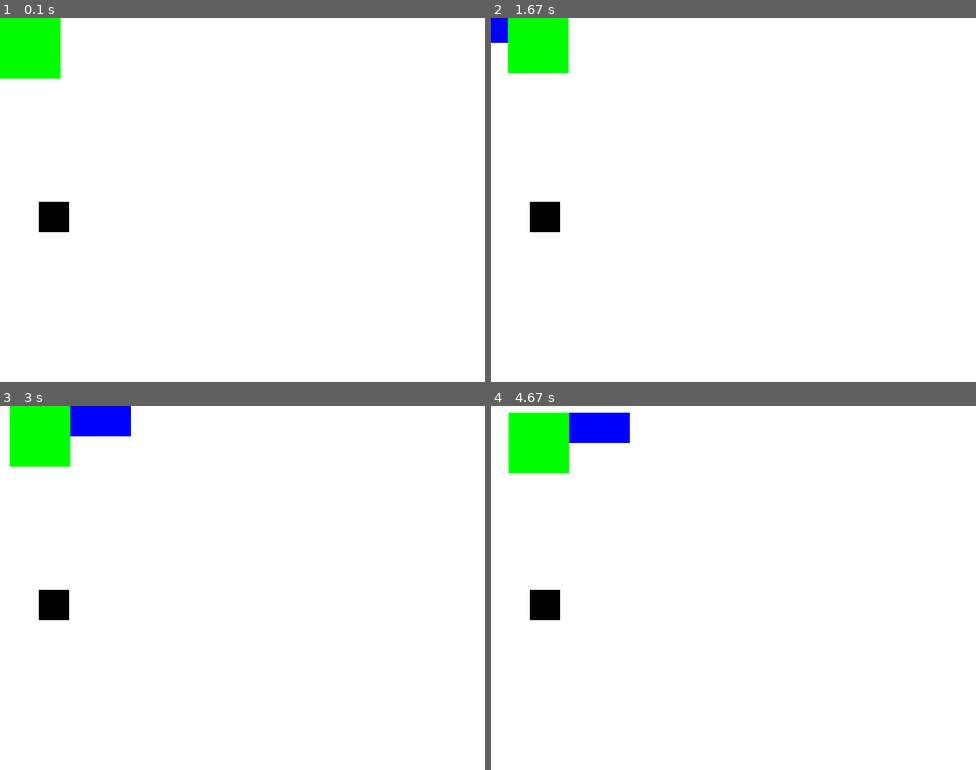
Above: before the commit, frames 1-4 (two rows, left to right).
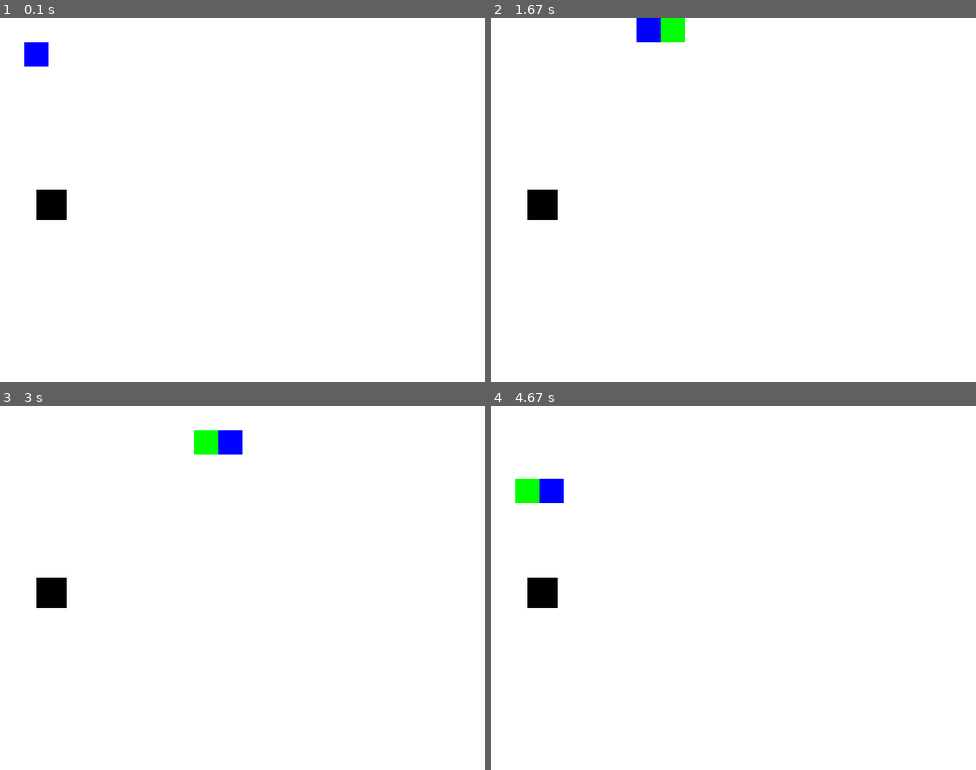
Above: after the commit, the same moments.

Repository: Dragoman23/Pygame-Snake-Game
Game: pygame game, started from snake.py
Two runs of this game, one before a commit and one after it. Both use one fixed random seed, a clock stepped at 60 frames per second and the inputs below.
Inputs:
- Up to frame 1 (0.1 s): no input
- Up to frame 2 (1.67 s): hold Right 0.33-0.8 s; hold Up 0.83-1.13 s; hold Right 1.17-1.63 s
- Up to frame 3 (3 s): hold Down 2.23-2.53 s; hold Left 2.57-2.97 s
- Up to frame 4 (4.67 s): hold Right 3.4-4.03 s; hold Down 4.07-4.43 s; hold Left from 4.47 s (still down)

The runs differ from the first frame. In frame 1, 2.5% of the frame differs, in the area x 0-15%, y 0-59%; in frame 2, 3.3%; in frame 3, 4.3%, in the area x 2-50%, y 0-59%; in frame 4, 4.3%.

Commit message:
working snake game

Diff:
--- a/snake.py
+++ b/snake.py
@@ -1,7 +1,9 @@
 import pygame
 import random
+import sys
 
 score = 0
+size = 40
 
 pygame.init()
 
@@ -9,66 +11,71 @@
 window.fill((255,255,255))
 pygame.display.set_caption("Snake Game")
 
-player = pygame.surface.Surface((100,100))
+player = pygame.surface.Surface((size, size))
 player.fill((0,255,0))
 
-adder = pygame.surface.Surface((100,50))
+adder = pygame.surface.Surface((size, size))
 adder.fill((0,0,255))
 
-player_x=0
-player_y=0
+snake_segments = [[size, size]]
+
+move_timer = 0
+delay = 200
 
 player_vel_x=0
 player_vel_y=0
 
-adder_x = -100
-adder_y = 0
-
 falling_object = pygame.surface.Surface((50,50))
 falling_object.fill((0,0,0))
 
-falling_object_x = 0
+falling_object_x = random.randint(0, 800 - 100)
 falling_object_y = 0
 falling_object_vel_x = 0
 falling_object_vel_y = 0
 
+player_x, player_y = snake_segments[0]
+
 def collision_detection():
-    return (player_x <= (falling_object_x + int(falling_object.width)) and
-            (player_x + player.width) >= falling_object_x and
-            player_y <= (falling_object_y + falling_object.height + 5) and
-            (player_y + player.height) >= falling_object_y)
+    player_x, player_y = snake_segments[0]
+    return (player_x <= (falling_object_x + int(falling_object.get_width())) and
+            (player_x + player.get_width()) >= falling_object_x and
+            player_y <= (falling_object_y + falling_object.get_height() + 5) and
+            (player_y + player.get_height()) >= falling_object_y)
 
 game_state = 1
 
+clock = pygame.time.Clock()
+
 while True:
+    dt = clock.tick(60)
     #take input
     for event in pygame.event.get():
         if event.type == pygame.QUIT:
             quit(0)
 
         if event.type == pygame.KEYDOWN:
-            if event.key == pygame.K_LEFT:
-                player_vel_x = -0.5
+            if event.key == pygame.K_LEFT and player_vel_x == 0:
+                player_vel_x = -size
                 player_vel_y = 0
-            if event.key == pygame.K_RIGHT:
-                player_vel_x = 0.5
+            if event.key == pygame.K_RIGHT and player_vel_x == 0:
+                player_vel_x = size
                 player_vel_y = 0
-            if event.key == pygame.K_UP:
-                player_vel_y = -0.5
+            if event.key == pygame.K_UP and player_vel_y == 0:
+                player_vel_y = -size
                 player_vel_x = 0
-            if event.key == pygame.K_DOWN:
-                player_vel_y = 0.5
+            if event.key == pygame.K_DOWN and player_vel_y == 0:
+                player_vel_y = size
                 player_vel_x = 0
             if event.key == pygame.K_ESCAPE:
                 game_state = 2
-        else:
-            player_vel_x = 0
-            player_vel_y = 0
 
     if collision_detection():
-        falling_object_y = random.randint(0, window.width - 50)
-        falling_object_x = random.randint(0, window.width - 50)
+        falling_object_y = random.randint(0, 800 - 100)
+        falling_object_x = random.randint(0, 800 - 100)
         score += 50
+
+        last_segment = snake_segments[-1]
+        snake_segments.append([last_segment[0], last_segment[1]])
 
     if falling_object_y >= 600:
         falling_object_y = 100
@@ -76,34 +83,40 @@
     #output
     window.fill((255,255,255))
     if game_state == 1:
-        player_x += player_vel_x
-        player_y += player_vel_y
 
-        if player_vel_x > 0:
-            adder_x = player_x - player.get_width()
-            adder_y = player_y
+        player_x, player_y = snake_segments[0]
 
-        if player_vel_x < 0:
-            adder_x = player_x + player.get_width()
-            adder_y = player_y
-
-        if player_vel_y > 0:
-            adder_x = player_x
-            adder_y = player_y - player.get_height()
-
-        if player_vel_y < 0:
-            adder_x = player_x
-            adder_y = player_y + player.get_height()
-
-        window.blit(adder, (adder_x, adder_y))
-        window.blit(player, (player_x,player_y))
-
+        if player_x < 0 or player_x > 800 or player_y < 0 or player_y > 600:
+            game_state = 2
 
         falling_object_x += falling_object_vel_x
         falling_object_y += falling_object_vel_y
         window.blit(falling_object, (falling_object_x,falling_object_y))
 
+        move_timer += dt
+        if move_timer >= delay:
+            move_timer = 0
+
+            if player_vel_x != 0 or player_vel_y != 0:
+
+                for i in range(len(snake_segments)-1,0,-1):
+                    snake_segments[i][0] = snake_segments[i-1][0]
+                    snake_segments[i][1] = snake_segments[i-1][1]
+
+                snake_segments[0][0] += player_vel_x
+                snake_segments[0][1] += player_vel_y
+
+        for index, pos in enumerate(snake_segments):
+            if index == 0:
+                window.blit(player, (pos[0], pos[1]))
+            else:
+                window.blit(adder, (pos[0], pos[1]))
+
     elif game_state == 2:
         print("Game Over")
         print(f"Score: {score}")
+        pygame.quit()
+        sys.exit()
+
+
     pygame.display.flip()
